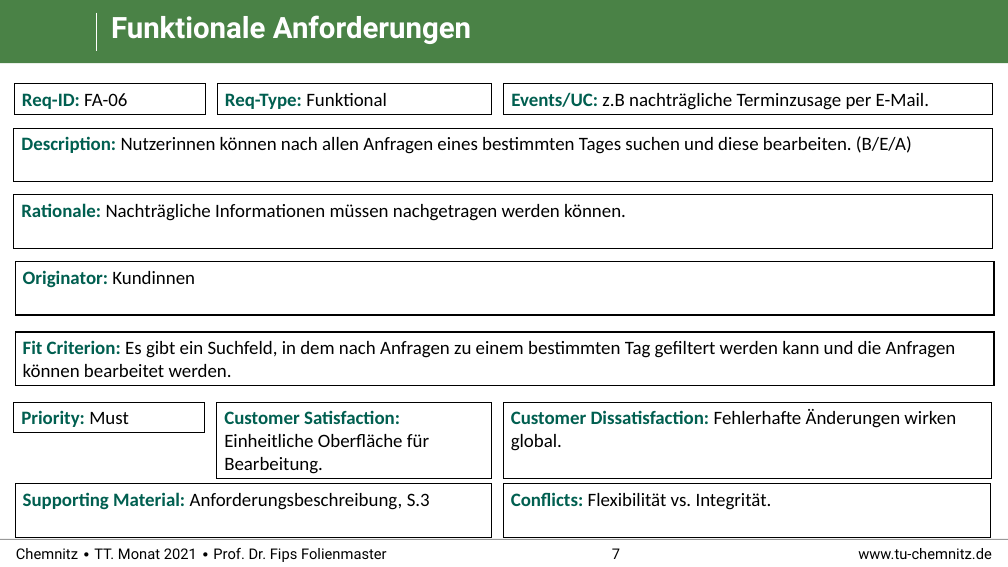
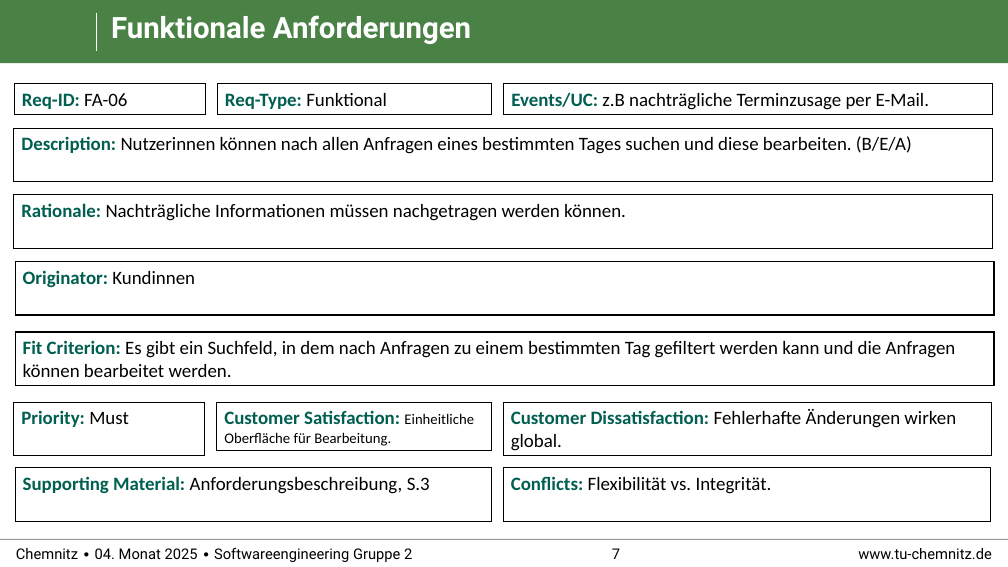
Before and after one commit to RealBiggerBo/Softwaretechnik, a slide deck: slide 7 of SnowCards_Requirements.pptx. Drawn at 1008x567 pixels with LibreOffice and Linux fonts; fonts in the diff are those of the drawing; background and template pictures are left out. Boxes give left, top, right and bottom in pixels: in the first picture for what was removed or moved away, otherwise in the second. Text is boxed around its words. In the diff, an @@ line names an element or a change of style, - is before the commit and + after.

```diff
--- a/SnowCards_Requirements.pptx
+++ b/SnowCards_Requirements.pptx
@@ rectangle "Priority: Must": place and size @@
-rectangle "Priority: Must" at (14,402,205,433)
+rectangle "Priority: Must" at (14,402,205,456)
@@ rectangle "Customer Satisfaction: Einheitliche Oberfläche für ...": place and size @@
-rectangle "Customer Satisfaction: Einheitliche Oberfläche für ..." at (217,402,492,479)
+rectangle "Customer Satisfaction: Einheitliche Oberfläche für ..." at (217,402,492,451)
@@ rectangle "Customer Satisfaction: Einheitliche Oberfläche für ..." at (217,402,492,451): size 18 to 14 pt in "Einheitliche Oberfläche für Bearbeitung." @@
@@ rectangle "Customer Dissatisfaction: Fehlerhafte Änderungen wirken ...": place and size @@
-rectangle "Customer Dissatisfaction: Fehlerhafte Änderungen wirken ..." at (504,402,992,479)
+rectangle "Customer Dissatisfaction: Fehlerhafte Änderungen wirken ..." at (504,402,992,456)
@@ rectangle "Supporting Material: Anforderungsbeschreibung, S.3": place and size @@
-rectangle "Supporting Material: Anforderungsbeschreibung, S.3" at (15,484,492,538)
+rectangle "Supporting Material: Anforderungsbeschreibung, S.3" at (15,468,492,522)
@@ rectangle "Conflicts: Flexibilität vs. Integrität.": place and size @@
-rectangle "Conflicts: Flexibilität vs. Integrität." at (504,484,991,538)
+rectangle "Conflicts: Flexibilität vs. Integrität." at (504,468,991,522)
@@ text at (16,548,412,562): text changed @@
-Chemnitz ∙ TT. Monat 2021 ∙ Prof. Dr. Fips Folienmaster
+Chemnitz ∙ 04. Monat 2025 ∙ Softwareengineering Gruppe 2
```
Also in this commit, not shown: 28 other slides changed.
